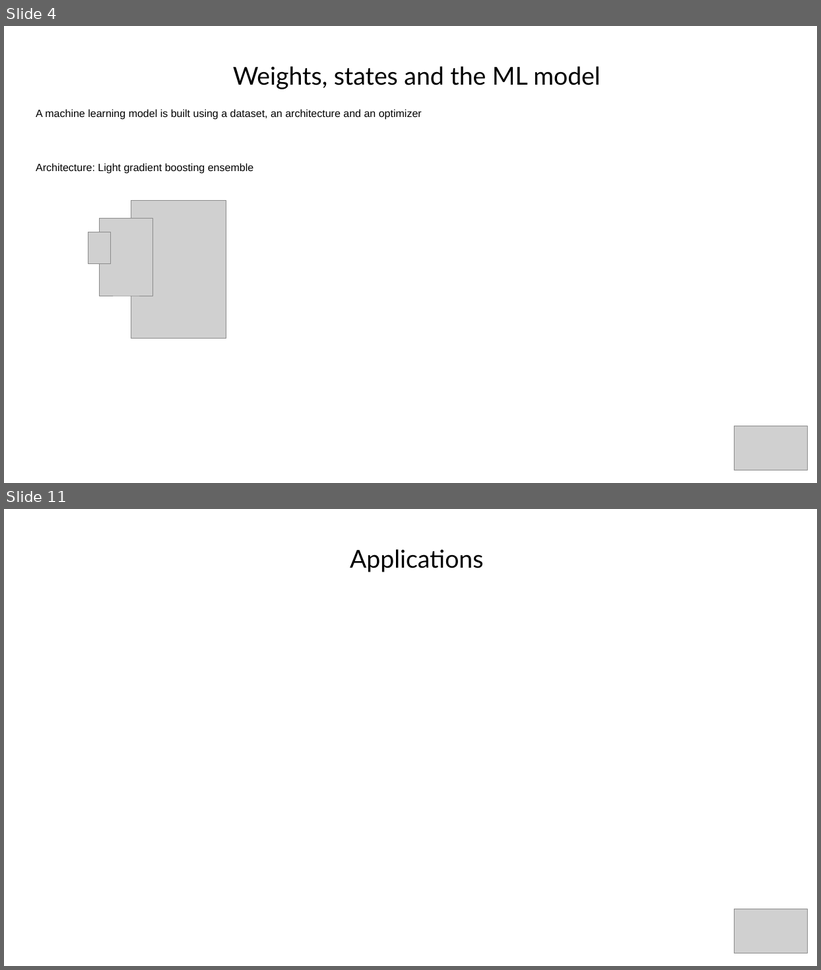
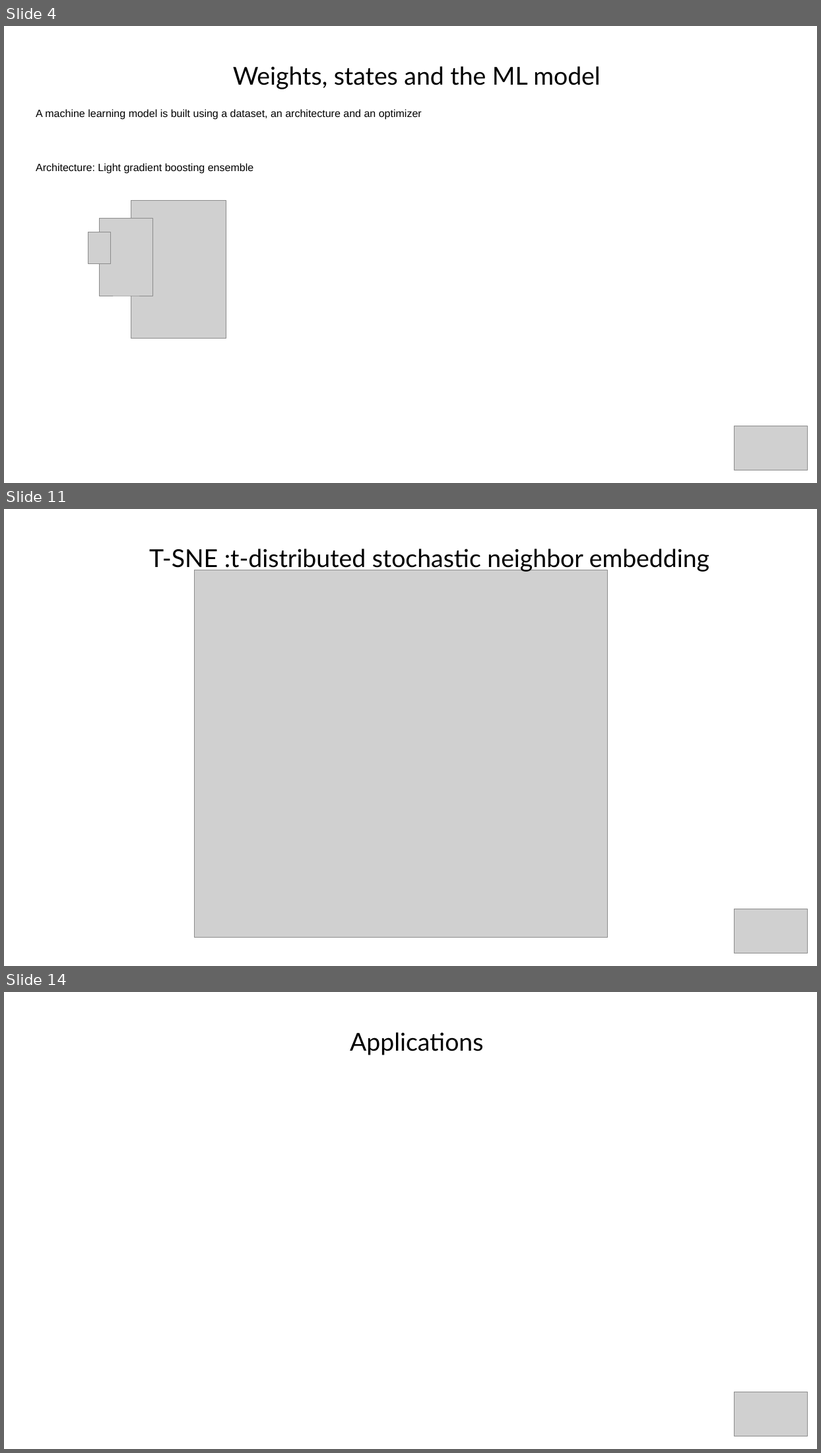
Before and after one commit to akinwilson/heed, a slide deck: representation-learning.odp. Shown one above the other, each under a label of ours: slides 4 and 11 before the commit, slides 4, 11 and 14 after it; the slides between them are not shown. The pictures are 821x970 and 821x1453 pixels, drawn with LibreOffice and Linux fonts; fonts in the diff are those of the drawing; grey boxes stand for pictures; background and template pictures are left out. Boxes give left, top, right and bottom in pixels: in the first picture for what was removed or moved away, otherwise in the second. Text is boxed around its words. In the diff, an @@ line names an element or a change of style, - is before the commit and + after.

```diff
--- a/representation-learning.odp
+++ b/representation-learning.odp
@@ slide 11 added at [4,509,817,966], background #FFFFFF @@
@@ title added at [149,549,710,572], 28 pt, text #000000 @@
+T-SNE :t-distributed stochastic neighbor embedding
@@ picture added at [195,570,607,938] @@
@@ picture added at [735,909,808,954] @@
@@ what was slide 11 is now slide 14 @@
```
Also in this commit, not shown: 4 slides changed, 4 other slides added, 2 slides removed.
